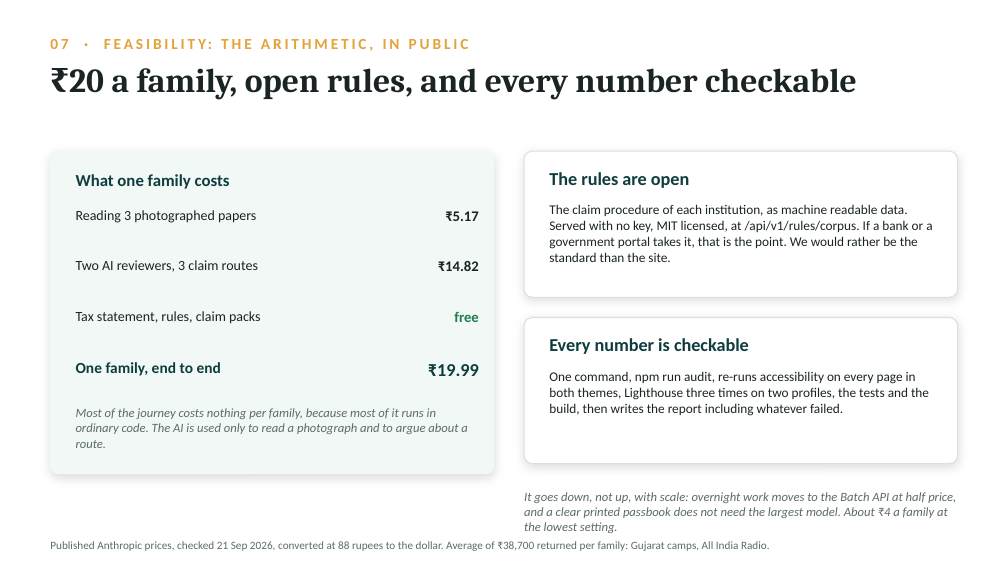
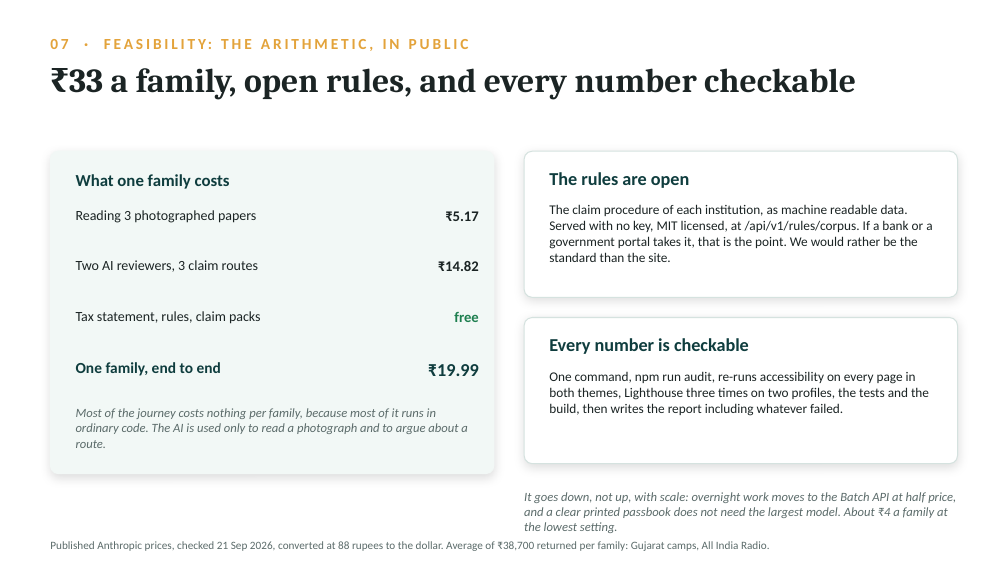
Before and after one commit to usv240/virasat, a slide deck: slide 11 of public/docs/Virasat-Team-USV-Deck.pptx. Drawn at 1008x567 pixels with LibreOffice and Linux fonts; fonts in the diff are those of the drawing. Boxes give left, top, right and bottom in pixels: in the first picture for what was removed or moved away, otherwise in the second. Text is boxed around its words. In the diff, an @@ line names an element or a change of style, - is before the commit and + after.

```diff
--- a/public/docs/Virasat-Team-USV-Deck.pptx
+++ b/public/docs/Virasat-Team-USV-Deck.pptx
@@ text at bbox=[69, 68, 856, 100]: text changed @@
-₹20 a family, open rules, and every number checkable
+₹33 a family, open rules, and every number checkable
```
Also in this commit, not shown: 3 other slides changed, 12 other files.
